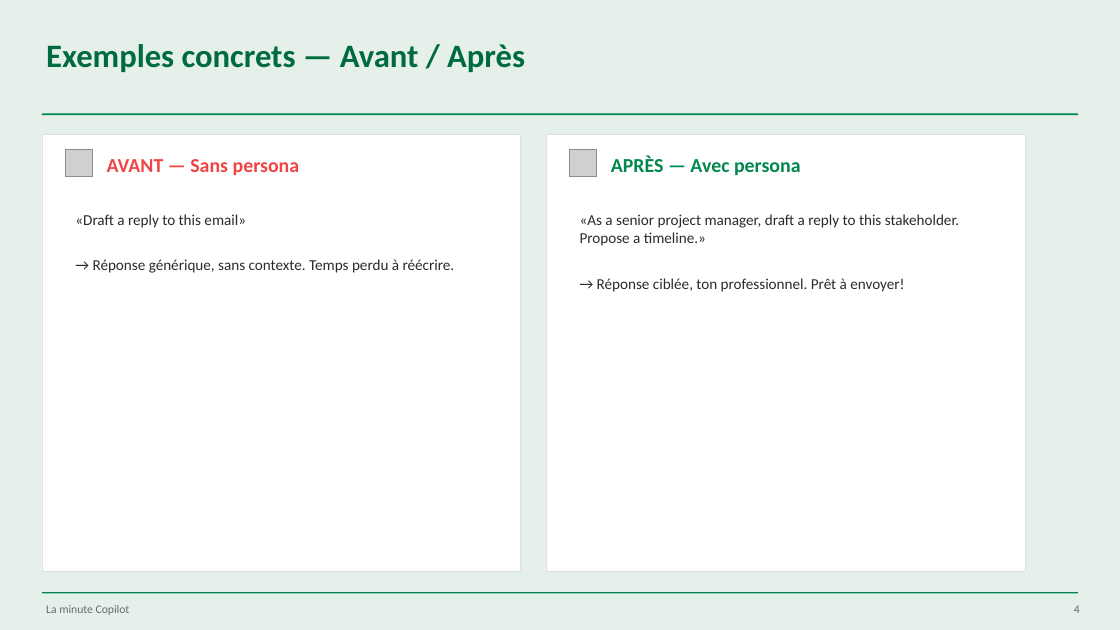
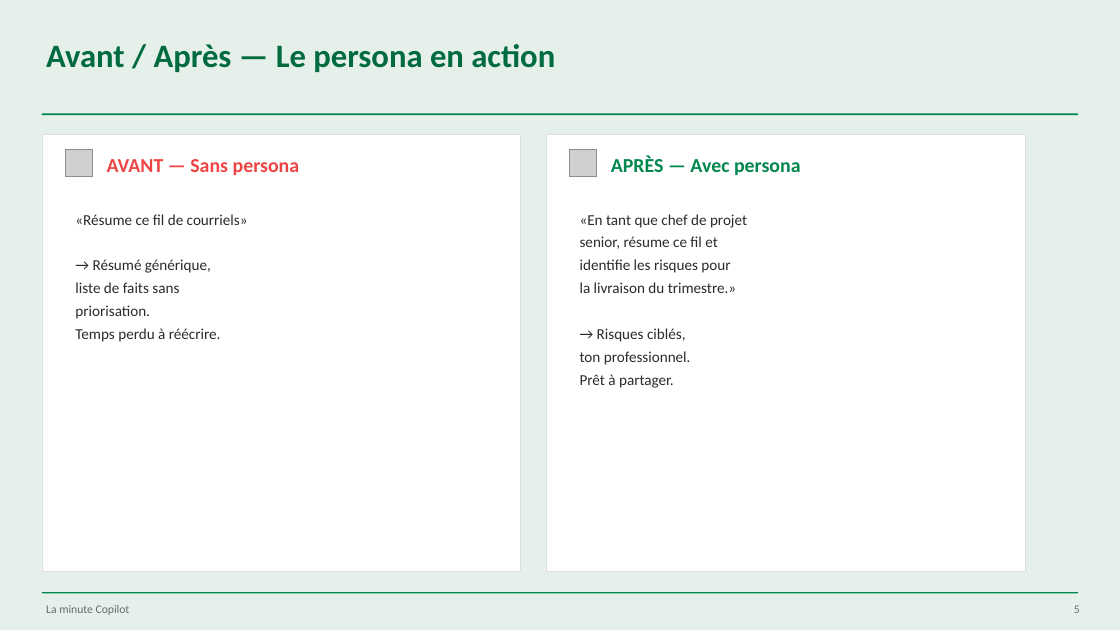
Before and after one commit to martinfou/la-minute-copilot, a slide deck: slide 5 of presentations/La_Minute_Copilot_Personas.pptx (slide 4 before the commit). Drawn at 1120x630 pixels with LibreOffice and Linux fonts; fonts in the diff are those of the drawing; grey boxes stand for pictures. Boxes give left, top, right and bottom in pixels: in the first picture for what was removed or moved away, otherwise in the second. Text is boxed around its words. In the diff, an @@ line names an element or a change of style, - is before the commit and + after.

```diff
--- a/presentations/La_Minute_Copilot_Personas.pptx
+++ b/presentations/La_Minute_Copilot_Personas.pptx
@@ text at <box>46,44,555,72</box>: text changed @@
-Exemples concrets — Avant / Après
+Avant / Après — Le persona en action
@@ text at <box>75,214,248,342</box>: text changed @@
-«Draft a reply to this email»
-→ Réponse générique, sans contexte. Temps perdu à réécrire.
+«Résume ce fil de courriels»
+→ Résumé générique,
+liste de faits sans
+priorisation.
+Temps perdu à réécrire.
@@ text at <box>580,214,747,388</box>: text changed @@
-«As a senior project manager, draft a reply to this stakeholder. Propose a timeline.»
-→ Réponse ciblée, ton professionnel. Prêt à envoyer!
+«En tant que chef de projet
+senior, résume ce fil et
+identifie les risques pour
+la livraison du trimestre.»
+→ Risques ciblés,
+ton professionnel.
+Prêt à partager.
@@ text at <box>1074,605,1080,613</box>: text changed @@
-4
+5
```
Also in this commit, not shown: 5 other slides changed, 7 other files.
